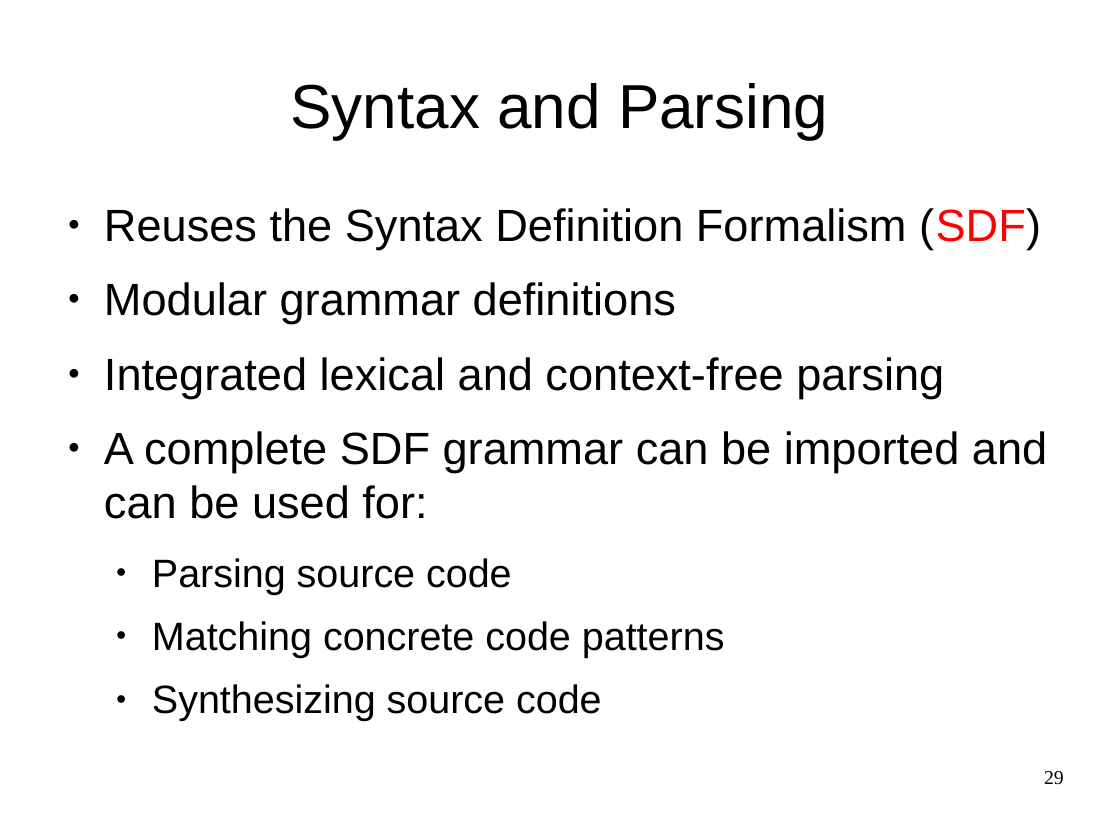
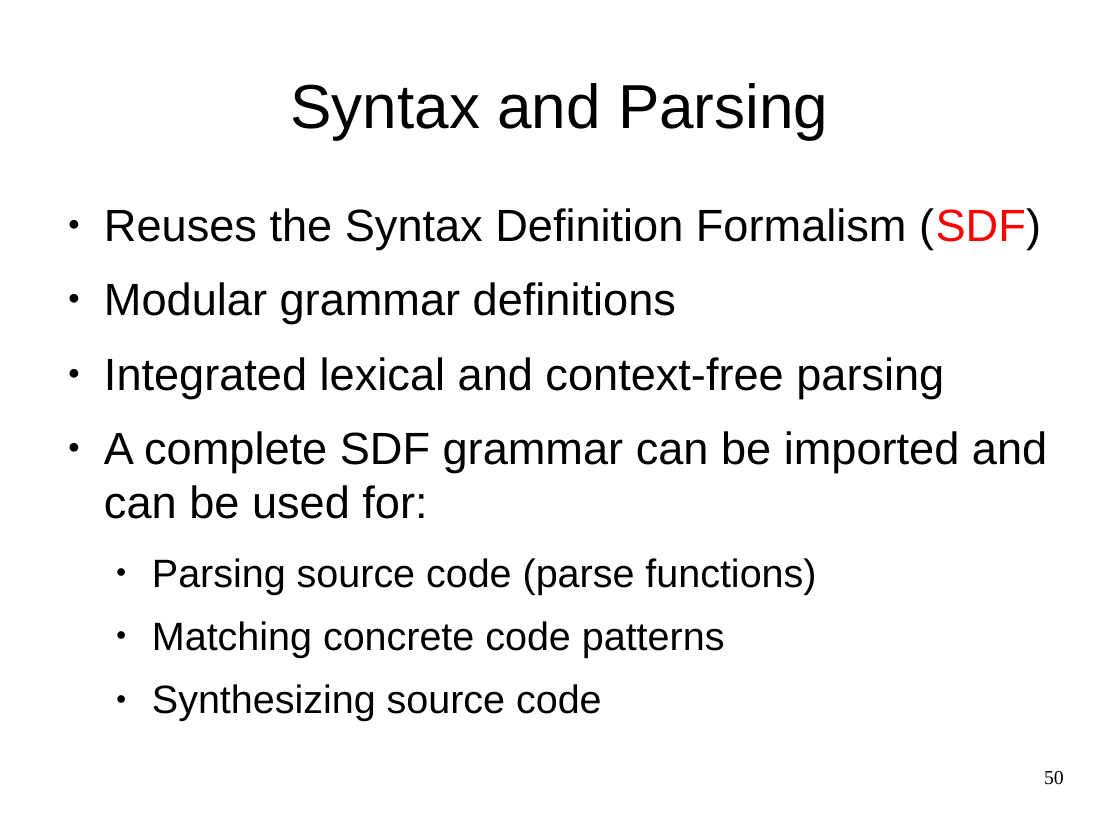
Before and after one commit to cwi-swat/meta-environment, a slide deck: slide 50 of meta-doc/analysis/rascal-slides/rascal-slides.odp (slide 29 before the commit). Drawn at 1120x840 pixels with LibreOffice and Linux fonts; fonts in the diff are those of the drawing; background and template pictures are left out. Boxes give left, top, right and bottom in pixels: in the first picture for what was removed or moved away, otherwise in the second. Text is boxed around its words. In the diff, an @@ line names an element or a change of style, - is before the commit and + after.

```diff
--- a/meta-doc/analysis/rascal-slides/rascal-slides.odp
+++ b/meta-doc/analysis/rascal-slides/rascal-slides.odp
@@ text at (152,558,816,594): text changed @@
-  ● Parsing source code
+  ● Parsing source code (parse functions)
@@ page number at (1044,771,1064,785): text changed @@
-29
+50
```
Also in this commit, not shown: 15 other slides changed, 13 slides added.
